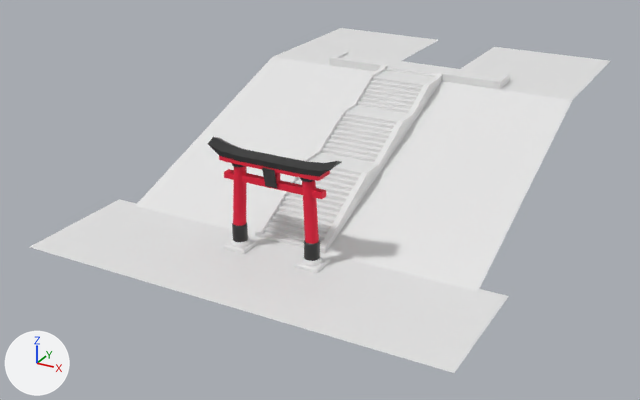
The Blender file projects/japanese shrine/blend/japaneseshrine_20210430.blend as it was, and as the next commit left it.
Before and after are seen from a 50 mm lens placed at (36.6, -64.2, 35.3), pointed at (-3.3, 8.3, -1.0). Every picture has the same lights, and +X, +Y and +Z are marked at lower left.

Names of what the first picture shows: '円柱.001', '平面', '平面.001', '立方体', '立方体.001', '立方体.002', '立方体.003', '立方体.004', '立方体.005', '立方体.006', '立方体.007'.
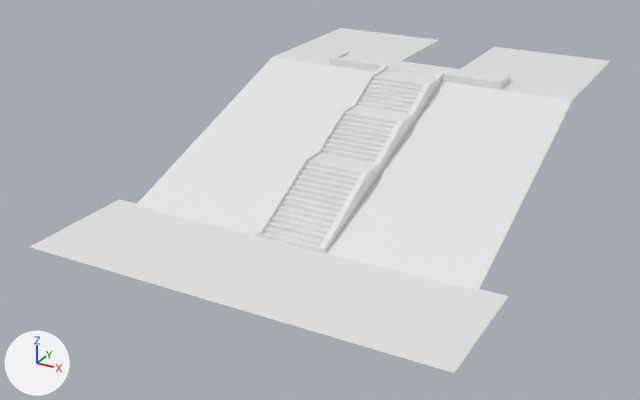
Pixel boxes [x1, y1, x2, y2] of what changed, in the pictures (640 x 400 px):
'立方体.005', hidden: before [208, 137, 342, 273]
'立方体.007', hidden: before [262, 168, 277, 188]
'立方体.006', hidden: before [275, 172, 280, 183]
'円柱', hidden: before [300, 178, 315, 182]
'円柱.001', hidden: before [232, 163, 245, 167]

The edits, one by one:
Object '立方体.006' (ob_立方体_006) is now hidden.
Object '円柱' (ob_円柱) is now hidden.
Object '円柱.001' (ob_円柱_001) is now hidden.
Object '立方体.007' (ob_立方体_007) is now hidden.
Object '立方体.005' (ob_立方体_005) is now hidden.
